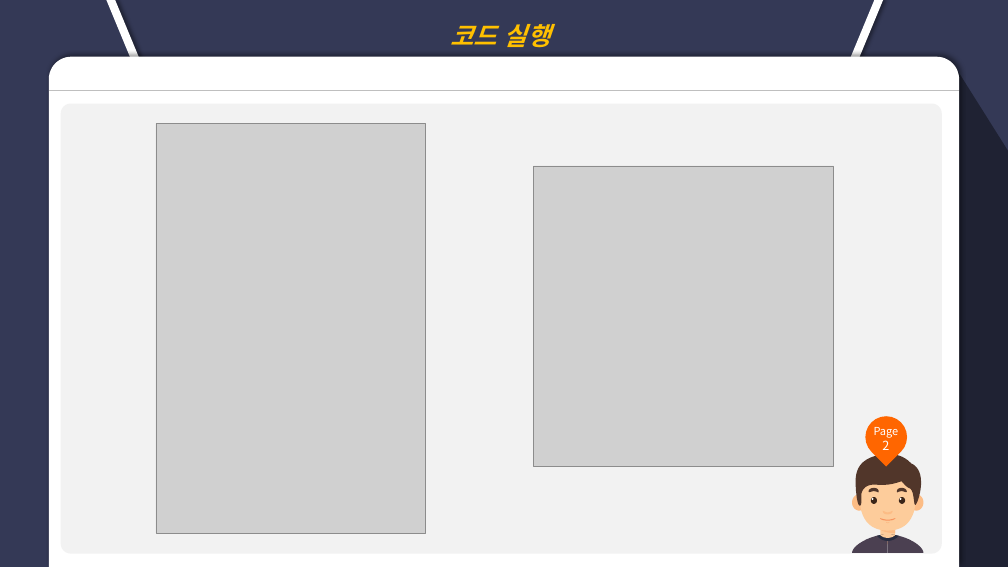
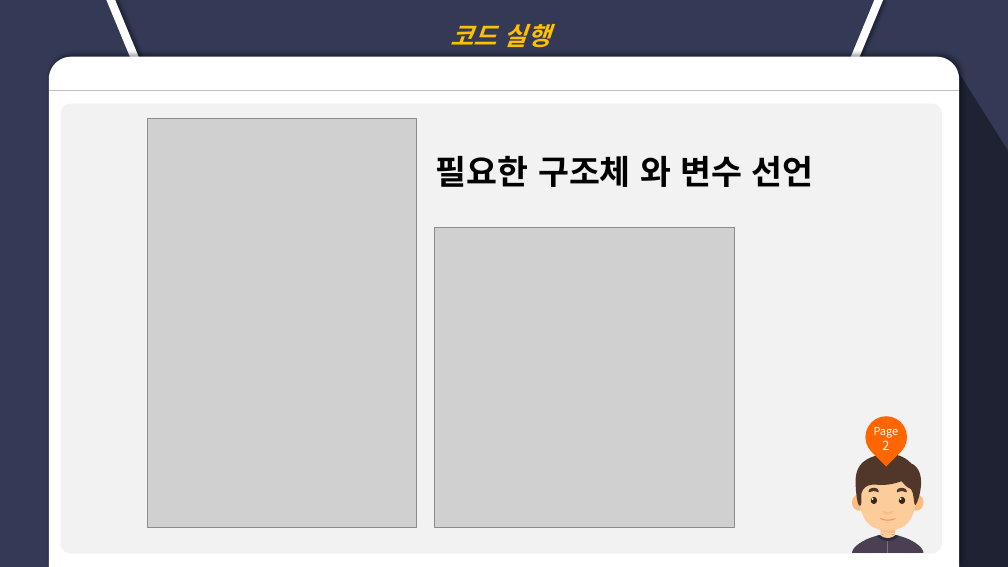
Before and after one commit to chenzijian0/Linux_SnakeGame, a slide deck: slide 9 of Snake_game.pptx. Drawn at 1008x567 pixels with LibreOffice and Linux fonts; fonts in the diff are those of the drawing; grey boxes stand for pictures. Boxes give left, top, right and bottom in pixels: in the first picture for what was removed or moved away, otherwise in the second. Text is boxed around its words. In the diff, an @@ line names an element or a change of style, - is before the commit and + after.

```diff
--- a/Snake_game.pptx
+++ b/Snake_game.pptx
@@ picture: place and size @@
-picture at (156, 123, 425, 533)
+picture at (147, 119, 417, 529)
@@ text added at (436, 156, 814, 187), 32 pt, text #000000, bold @@
+필요한 구조체 와 변수 선언
@@ picture: place and size @@
-picture at (534, 166, 834, 467)
+picture at (434, 227, 734, 528)
```
Also in this commit, not shown: 7 other slides changed, 1 other file.
